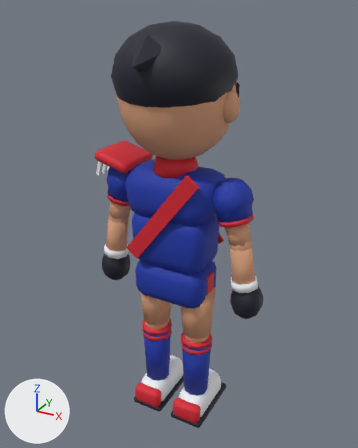
One commit to the glTF model game/assets/models/principe/principe.glb: the scene before it, then after it.
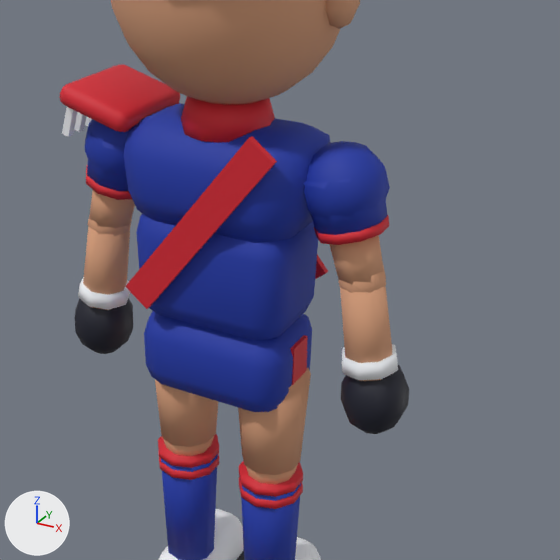
Each version appears first whole from a camera (50 mm lens) standing at (1.019, -1.824, 1.962) and looking at (-0.001, 0.03, 1.035), and next in a close-up on the part from 18% to 94% of the width and 24% to 85% of the height. The axes (+X, +Y, +Z) are drawn at lower left. The lights are the same throughout. The last two pictures show the newer version. Vertices at exactly the same position are counted once.

Objects in the first close-up: 'Principe_Body'.
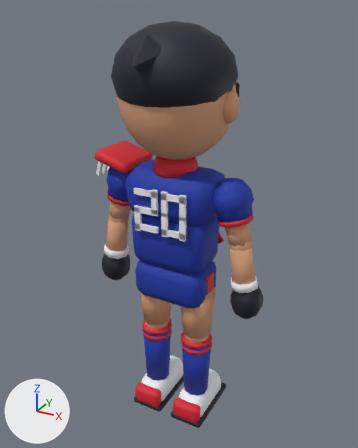
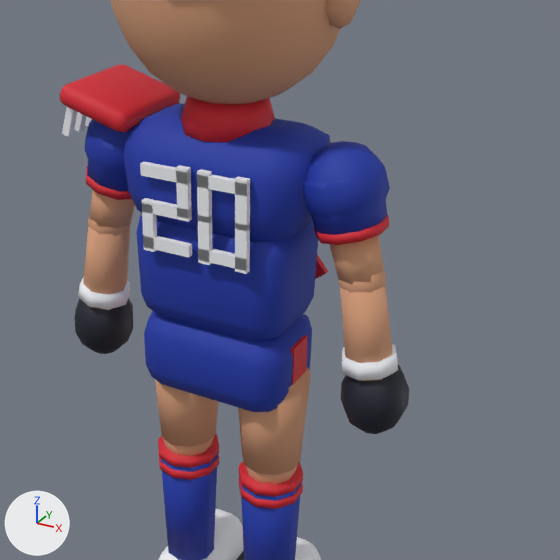
Where the change shows, as pixel boxes [x1, y1, x2, y2] in the close-ups (560 x 560 px; the box of a moved part takes in the faces that stretch with it):
part 1 of me_principe_mesh, added
    after: [140, 161, 191, 185]
part 2 of me_principe_mesh, moved or reshaped
    before: [125, 136, 277, 309]
    after: [176, 165, 192, 219]
part 3 of me_principe_mesh, added
    after: [142, 198, 192, 222]
part 4 of me_principe_mesh, added
    after: [142, 204, 157, 252]
part 5 of me_principe_mesh, added
    after: [143, 236, 192, 258]
part 6 of me_principe_mesh, added
    after: [197, 174, 250, 197]
part 7 of me_principe_mesh, added
    after: [235, 176, 250, 225]
part 8 of me_principe_mesh, added
    after: [235, 223, 250, 274]
part 9 of me_principe_mesh, added
    after: [198, 248, 250, 271]
part 10 of me_principe_mesh, added
    after: [198, 215, 213, 265]
part 11 of me_principe_mesh, added
    after: [197, 169, 212, 223]

What the commit changed:
me_principe_mesh is used by ob_principe_body; location (0.0, 0.0, 0.0).
me_principe_mesh had 2045 vertices, 3826 faces and spanned x -0.43..0.43, y -0.31..0.29, z 0.0..1.91.
me_principe_mesh now has 2213 vertices, 4078 faces and spans x -0.43..0.43, y -0.31..0.29, z 0.0..1.91.
me_principe_mesh part 1: a new loose piece, a box spanning x -0.125..-0.011, y -0.149..-0.135, z 1.218..1.245, in mat_m_principe_blanco (white #f1f3f7).
me_principe_mesh part 2: the loose piece of 8 vertices spanning x -0.18..0.18, y -0.14..-0.13, z 0.9..1.34 is turned -38 degrees about the y axis through its middle and scaled by 0.22, then moved by (-0.02, -0.01, 0.08), in mat_m_principe_blanco (white #f1f3f7).
me_principe_mesh part 3: a new loose piece, a box spanning x -0.125..-0.011, y -0.149..-0.135, z 1.137..1.163, in mat_m_principe_blanco (white #f1f3f7).
me_principe_mesh part 4: a new loose piece, a box spanning x -0.125..-0.099, y -0.149..-0.135, z 1.048..1.157, in mat_m_principe_blanco (white #f1f3f7).
me_principe_mesh part 5: a new loose piece, a box spanning x -0.125..-0.011, y -0.149..-0.135, z 1.055..1.082, in mat_m_principe_blanco (white #f1f3f7).
me_principe_mesh part 6: a new loose piece, a box spanning x 0.011..0.125, y -0.149..-0.135, z 1.218..1.245, in mat_m_principe_blanco (white #f1f3f7).
me_principe_mesh part 7: a new loose piece, a box spanning x 0.099..0.125, y -0.149..-0.135, z 1.143..1.252, in mat_m_principe_blanco (white #f1f3f7).
me_principe_mesh part 8: a new loose piece, a box spanning x 0.099..0.125, y -0.149..-0.135, z 1.048..1.157, in mat_m_principe_blanco (white #f1f3f7).
me_principe_mesh part 9: a new loose piece, a box spanning x 0.011..0.125, y -0.149..-0.135, z 1.055..1.082, in mat_m_principe_blanco (white #f1f3f7).
me_principe_mesh part 10: a new loose piece, a box spanning x 0.011..0.038, y -0.149..-0.135, z 1.048..1.157, in mat_m_principe_blanco (white #f1f3f7).
me_principe_mesh part 11: a new loose piece, a box spanning x 0.011..0.038, y -0.149..-0.135, z 1.143..1.252, in mat_m_principe_blanco (white #f1f3f7).
Other edits to the shape of me_principe_mesh do not show in these pictures.
